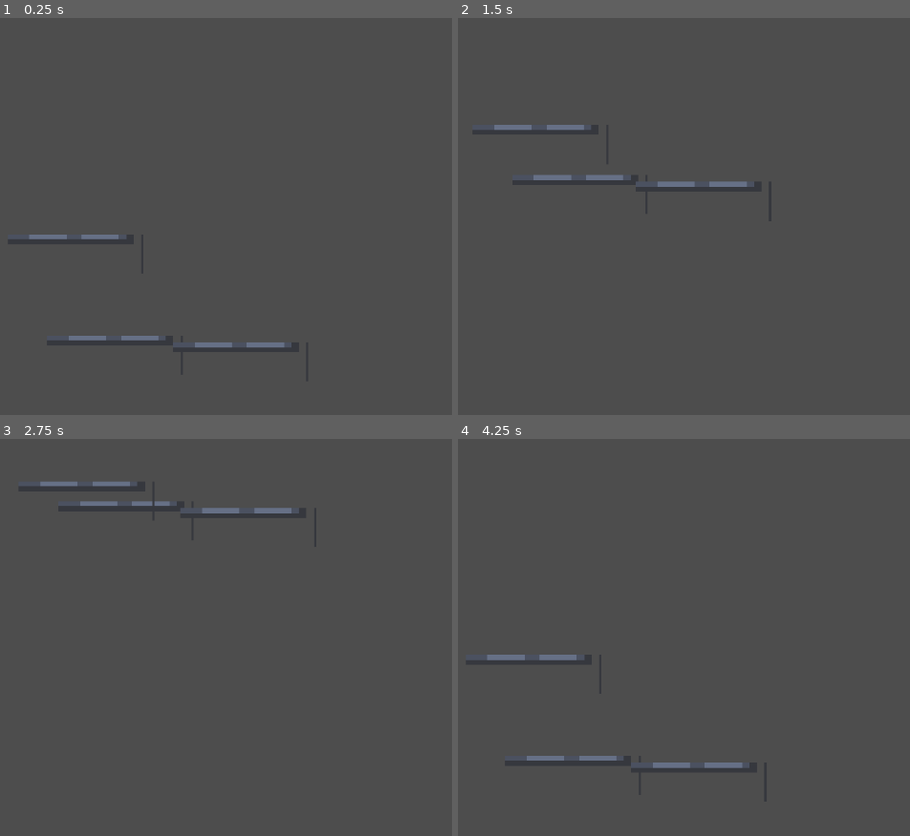
Above: before the commit, frames 1-4 (two rows, left to right).
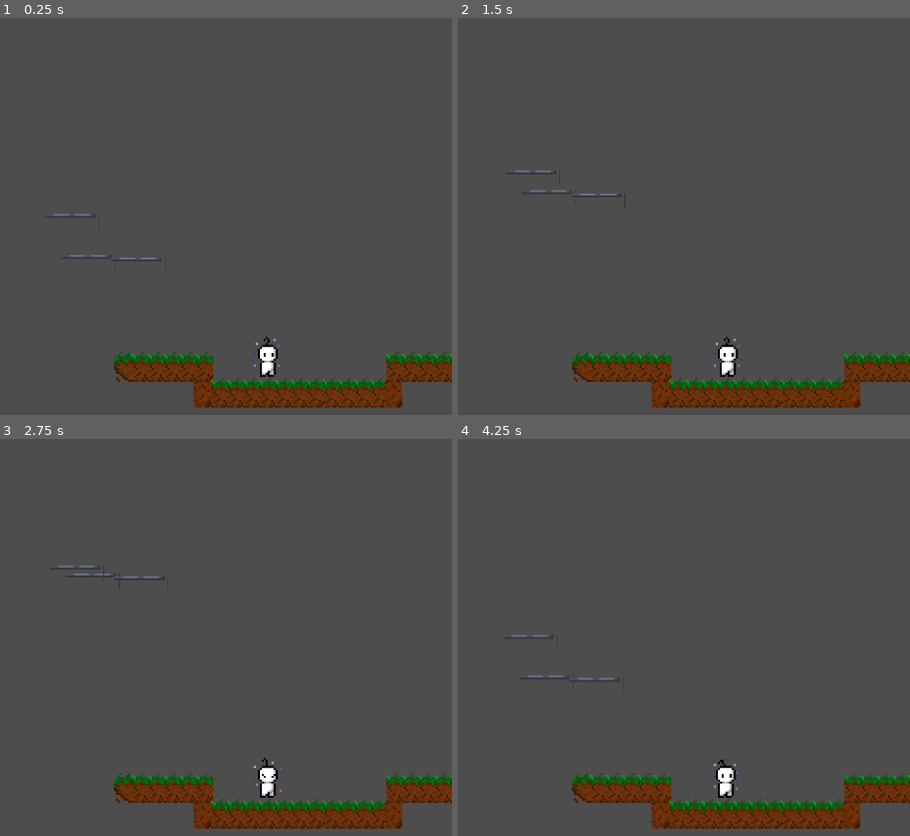
Above: after the commit, the same moments.

Repository: JCandreva/menctus-pensantus
Game: Godot game, scene res://scenes/plataform.tscn
Two runs of this game, one before a commit and one after it. Both use one fixed random seed, a clock stepped at 60 frames per second and the inputs below. This scene is started directly instead of the project's main scene.
Inputs:
- Up to frame 1 (0.25 s): no input
- Up to frame 2 (1.5 s): hold D (emotion_move_right) from 0.53 s (still down); tap W (emotion_move_up) at 0.77 s
- Up to frame 3 (2.75 s): tap W (emotion_move_up) at 1.52 s; release D (emotion_move_right) at 2.03 s; hold A (emotion_move_left) from 2.03 s (still down)
- Up to frame 4 (4.25 s): release A (emotion_move_left) at 2.78 s; hold D (emotion_move_right) from 2.78 s (still down); tap W (emotion_move_up) at 3.02, 3.77 s

The runs differ from the first frame. In frame 1, 6.5% of the frame differs, in the area x 6-100%, y 49-99%; in frame 2, 6.6%, in the area x 8-100%, y 26-99%; in frame 3, 6.5%; in frame 4, 6.6%.
Error in both runs: Invalid access to property or key 'camera_split' on a base object of type 'null instance'. (res://player_scripts/player_emotion.gd:39)

Commit message:
Change zoom on second level

Diff:
--- a/area_scripts/gallery_exit.gd
+++ b/area_scripts/gallery_exit.gd
@@ -1,6 +1,7 @@
 extends Area2D
 
 
+@onready var mainView = $"../../../../.."
 # Called when the node enters the scene tree for the first time.
 func _ready() -> void:
 	pass # Replace with function body.
@@ -14,5 +15,6 @@
 
 func _on_body_entered(body: Node2D) -> void:
 	if body.is_in_group("players"):
-		$"../../../../..".change_scene_by_path("res://scenes/plataform.tscn")
-		$"../../../../.."._change_camera()
+		mainView.change_scene_by_path("res://scenes/plataform.tscn")
+		mainView._change_camera()
+		mainView.change_cameras_zoom(Vector2(0.4, 0.4))
--- a/maingameview.gd
+++ b/maingameview.gd
@@ -6,7 +6,7 @@
 @onready var subviewport_container_reason: SubViewportContainer = $PlayerViewports/SubViewportContainerReason
 
 # The camera lives permanently under SubViewportReason
-@onready var cameraReason = subviewport_reason.get_node("Camera2DReason")
+@onready var cameraReason: Camera2D = subviewport_reason.get_node("Camera2DReason")
 
 # We track the level root node dynamically
 @onready var current_level: Node2D = $PlayerViewports/SubViewportContainerEmotion/SubViewportEmotion/Node2D
@@ -95,6 +95,12 @@
 	_change_camera()
 
 
-func change_scene_by_path(scene_path) -> void:
+func change_scene_by_path(scene_path: String) -> void:
 	var next_scene = load(scene_path).instantiate()
 	_change_scene(next_scene)
+
+func change_cameras_zoom(new_zoom: Vector2) -> void:
+	if cameraEmotion:
+		cameraEmotion.zoom = new_zoom
+	if cameraReason:
+		cameraReason.zoom = new_zoom
--- a/scenes/plataform.tscn
+++ b/scenes/plataform.tscn
@@ -357,6 +357,7 @@
 position = Vector2(-38, 1905)
 
 [node name="Camera2DEmotion" parent="." unique_id=937519777 instance=ExtResource("12_fiqq1")]
+zoom = Vector2(0.4, 0.4)
 
 [node name="PlayersMidPoint" parent="." unique_id=1898348501 instance=ExtResource("13_y2ndj")]
 position = Vector2(-11, 1409)
